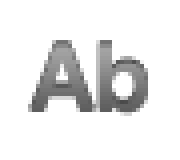
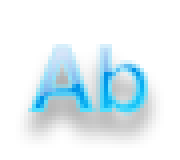
Layered file, before and after one edit (180x160). Changes by layer:
showed "Ab copy" over [28, 44, 148, 116]
hid "Ab" over [28, 44, 148, 116]
